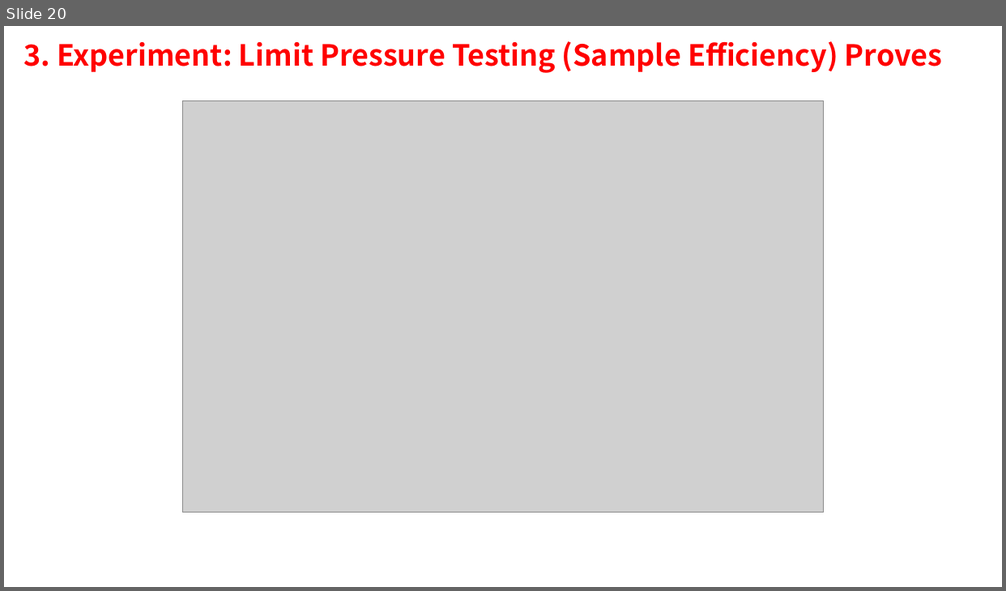
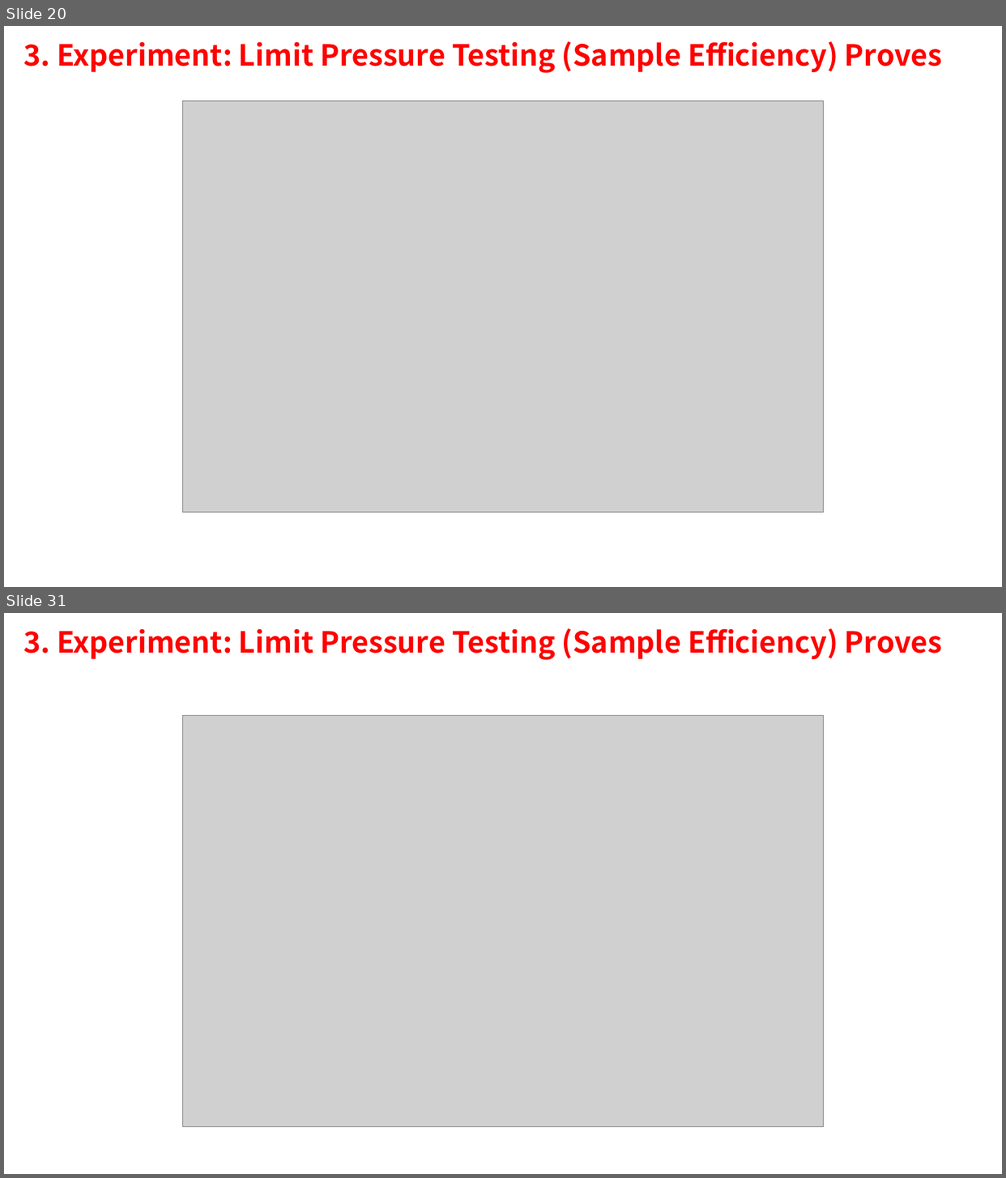
Before and after one commit to ziyuan-li/1d_pure, a slide deck: 1DPURe.pptx. Shown one above the other, each under a label of ours: slide 20 before the commit, slides 20 and 31 after it; the slides between them are not shown. The pictures are 1006x591 and 1006x1178 pixels, drawn with LibreOffice and Linux fonts; fonts in the diff are those of the drawing; grey boxes stand for pictures. Boxes give left, top, right and bottom in pixels: in the first picture for what was removed or moved away, otherwise in the second. Text is boxed around its words. In the diff, an @@ line names an element or a change of style, - is before the commit and + after.

```diff
--- a/1DPURe.pptx
+++ b/1DPURe.pptx
@@ slide 31 added at [4,613,1002,1174], background #FFFFFF @@
@@ text added at [23,628,942,660], 28 pt, text #FF0000, bold @@
+3. Experiment: Limit Pressure Testing (Sample Efficiency) Proves
@@ picture added at [182,716,824,1127] @@
```
Also in this commit, not shown: 9 slides changed, 10 other slides added, 1 other file.
